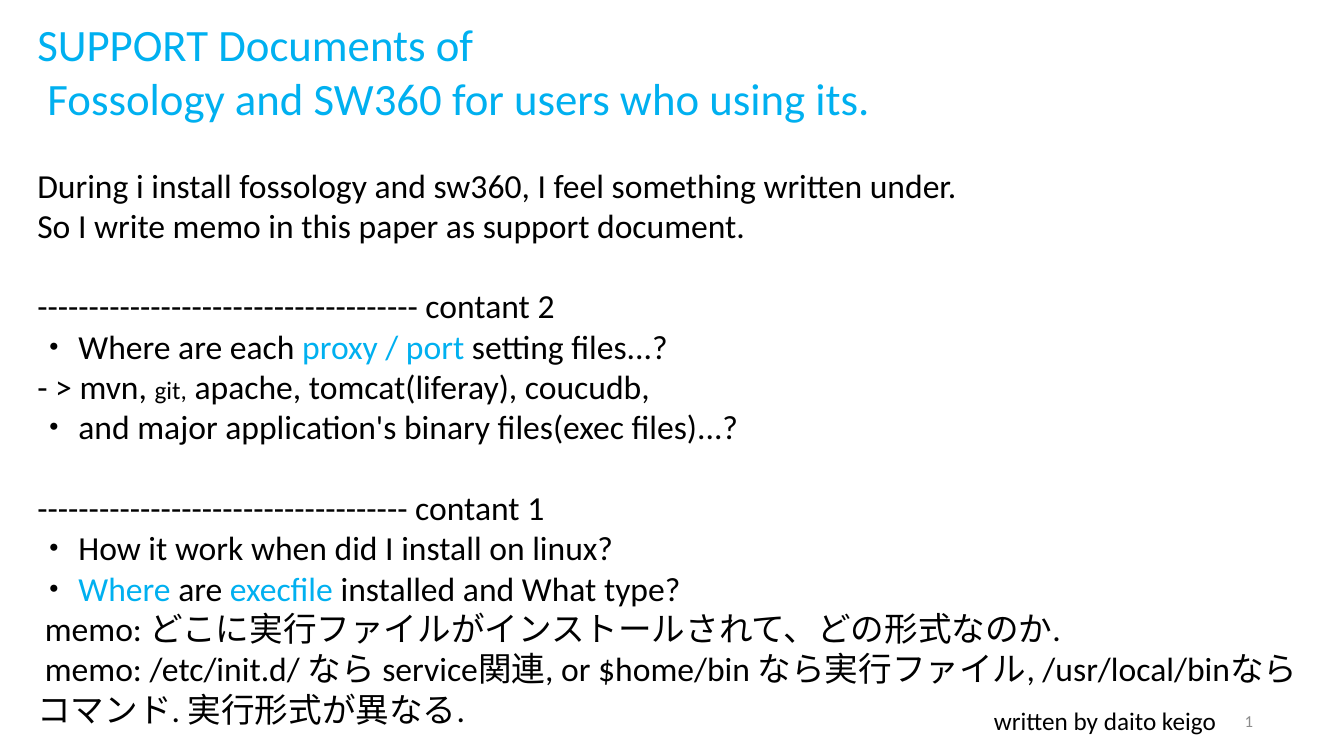
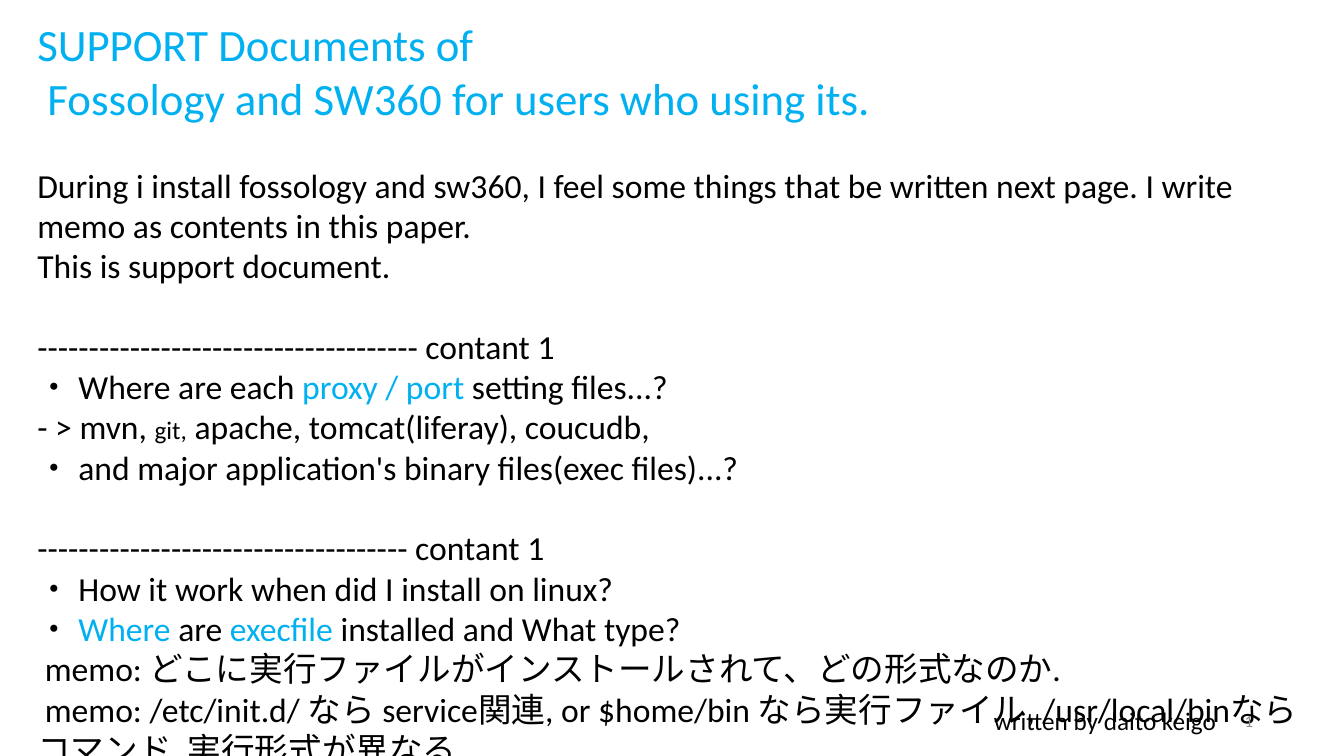
Before and after one commit to daito2223653/document, a slide deck: slide 1 of sub.pptx. Drawn at 1344x756 pixels with LibreOffice and Linux fonts; fonts in the diff are those of the drawing. Boxes give left, top, right and bottom in pixels: in the first picture for what was removed or moved away, otherwise in the second. Text is boxed around its words. In the diff, an @@ line names an element or a change of style, - is before the commit and + after.

```diff
--- a/sub.pptx
+++ b/sub.pptx
@@ text at (37, 174, 1233, 360): text changed @@
-During i install fossology and sw360, I feel something written under.
-So I write memo in this paper as support document.
-------------------------------------- contant 2
+During i install fossology and sw360, I feel some things that be written next page. I write memo as contents in this paper.
+This is support document.
+------------------------------------- contant 1
```
Also in this commit, not shown: 8 other slides changed, 2 slides added, 2 slides removed.
